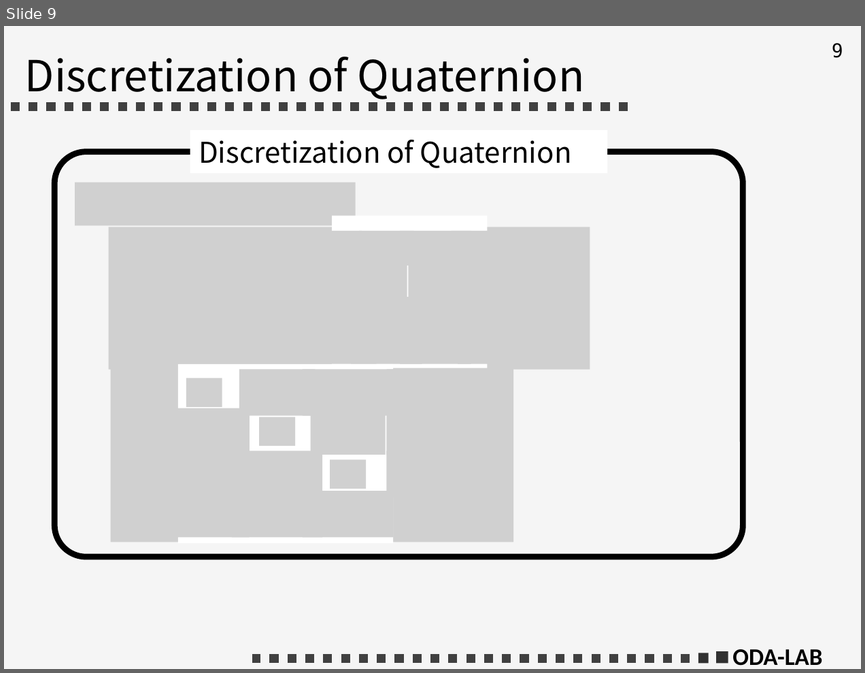
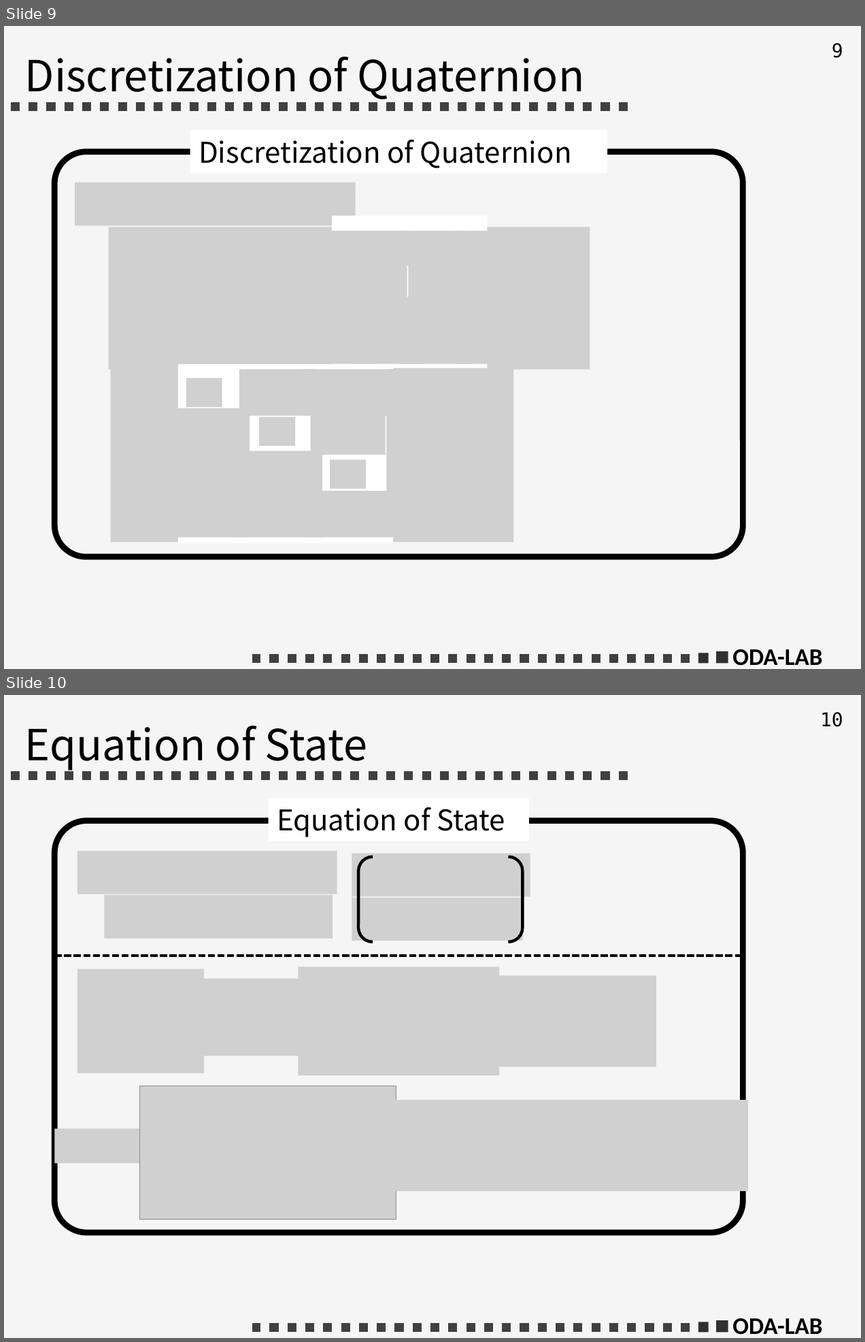
Before and after one commit to gakuseishitsu/ExtendedKalmanFilterForIMU, a slide deck: images/images_for_readme.pptx. Shown one above the other, each under a label of ours: slide 9 before the commit, slides 9 and 10 after it. The pictures are 865x673 and 865x1342 pixels, drawn with LibreOffice and Linux fonts; fonts in the diff are those of the drawing; grey boxes stand for pictures. Boxes give left, top, right and bottom in pixels: in the first picture for what was removed or moved away, otherwise in the second. Text is boxed around its words. In the diff, an @@ line names an element or a change of style, - is before the commit and + after.

```diff
--- a/images/images_for_readme.pptx
+++ b/images/images_for_readme.pptx
@@ slide 10 added at <box>4,695,861,1338</box>, background #F5F5F5; not listed: 6 template elements that a slide beside it also shows @@
@@ title added at <box>25,726,367,770</box>, 36 pt, text #000000 @@
+Equation of State
@@ rectangle added at <box>268,798,528,841</box>, fill #FFFFFF, 24 pt, text #000000 @@
+Equation of State
@@ rounded rectangle added at <box>54,821,742,1232</box>, outline #000000 5 pt @@
@@ picture added at <box>77,851,337,894</box> @@
@@ picture added at <box>352,853,530,896</box> @@
@@ bracket pair added at <box>359,857,522,942</box>, outline #000000 2.5 pt @@
@@ picture added at <box>104,895,333,938</box> @@
@@ picture added at <box>352,897,524,940</box> @@
@@ line added from (54, 955) to (742, 955), #000000 2 pt dashed @@
@@ picture added at <box>77,969,205,1074</box> @@
@@ picture added at <box>190,979,315,1055</box> @@
@@ picture added at <box>298,966,499,1075</box> @@
@@ picture added at <box>486,975,656,1066</box> @@
@@ picture added at <box>139,1086,396,1219</box> @@
@@ picture added at <box>386,1100,748,1190</box> @@
@@ picture added at <box>54,1129,156,1163</box> @@
```
Also in this commit, not shown: 1 other slide added, 3 other files.
